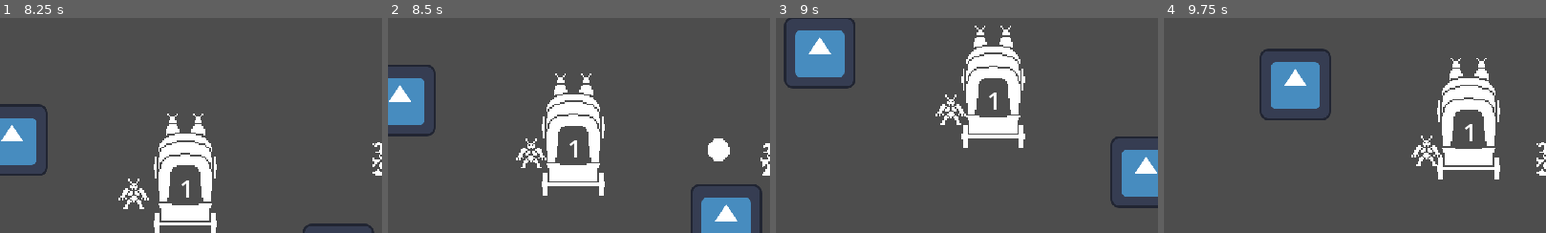
Above: before the commit, frames 1-4 (left to right).
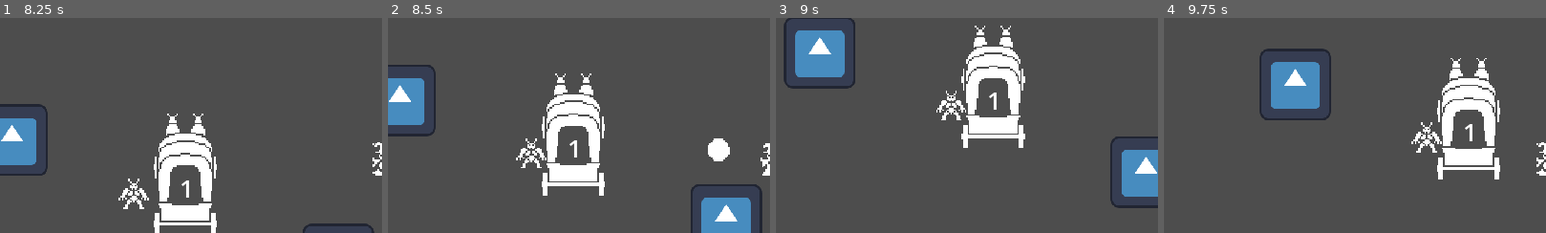
Above: after the commit, the same moments.

Repository: DanX3/1bitjam
Game: Godot game, scene res://scenes/tolo.tscn
Same seed, same stepped clock (60 frames per second), same inputs: the game is played once before the commit and once after it. The engine's default icon, where the game draws it, is replaced by a stand-in: a white triangle on a blue panel in a dark square.
Inputs (mouse positions are % of the whole screen's width and height, from its top left):
- Up to frame 1 (8.25 s): tap Enter (ui_accept) at 0.5, 0.77, 1.52, 3.02, 3.77, 4.52, 6.02, 6.77, 7.52 s; move the mouse to (45, 70) at 0.52 s; hold W (move_up) 0.53-2.03 s; click (45, 70) at 0.6 s; move the mouse to (80, 65) at 1.27 s; tap Shift every 1.5 s from 1.35 to 7.35 s; move the mouse to (20, 35) at 2.02 s; hold A (move_left) 2.03-3.53 s; click (20, 35) at 2.1 s; move the mouse to (55, 50) at 2.77 s; move the mouse to (35, 25) at 3.52 s; hold S (move_down) 3.53-4.28 s; click (35, 25) at 3.6 s; move the mouse to (72, 45) at 4.27 s; hold D (move_right) 4.28-5.03 s; move the mouse to (30, 55) at 5.02 s; hold W (move_up) 5.03-5.78 s; click (30, 55) at 5.1 s; move the mouse to (60, 28) at 5.77 s; hold D (move_right) 5.78-8.03 s; move the mouse to (45, 70) at 6.52 s; click (45, 70) at 6.6 s; move the mouse to (80, 65) at 7.27 s; move the mouse to (20, 35) at 8.02 s; hold S (move_down) from 8.03 s (still down); click (20, 35) at 8.1 s
- Up to frame 2 (8.5 s): keep holding S (move_down)
- Up to frame 3 (9 s): move the mouse to (55, 50) at 8.77 s; release S (move_down) at 8.78 s; hold A (move_left) from 8.78 s (still down); tap Shift at 8.85 s
- Up to frame 4 (9.75 s): tap Enter (ui_accept) at 9.02 s; move the mouse to (35, 25) at 9.52 s; release A (move_left) at 9.53 s; hold W (move_up) from 9.53 s (still down); click (35, 25) at 9.6 s
The pictures show only the part of the screen within x 0-50%, y 16-66%; the shares and areas given below are measured in that part.

Frame 1 is identical in both runs. In frame 2, less than 0.1% of the frame differs, in the area x 34-41%, y 57-68%; in frame 3, 0.4%; in frame 4, 0.6%, in the area x 64-73%, y 48-69%.

Commit message:
better demon

Diff:
--- a/scenes/demon.tscn
+++ b/scenes/demon.tscn
@@ -65,6 +65,11 @@
 to = NodePath("../../GoToPlayer")
 event = &"found_player"
 
+[node name="AttackCaravan" type="Node" parent="StateChart/Root/Walking"]
+script = ExtResource("6_xh6xe")
+to = NodePath("../../AttackCaravan")
+event = &"attack_caravan"
+
 [node name="GoToPlayer" type="Node" parent="StateChart/Root"]
 script = ExtResource("3_ihjd8")
 
@@ -80,6 +85,14 @@
 script = ExtResource("6_xh6xe")
 to = NodePath("../../GoToPlayer")
 event = &"go_to_player"
+
+[node name="AttackCaravan" type="Node" parent="StateChart/Root"]
+script = ExtResource("3_ihjd8")
+
+[node name="FoundPlayer" type="Node" parent="StateChart/Root/AttackCaravan"]
+script = ExtResource("6_xh6xe")
+to = NodePath("../../GoToPlayer")
+event = &"found_player"
 
 [node name="Visibility" type="Area2D" parent="."]
 collision_layer = 0
@@ -109,5 +122,6 @@
 [connection signal="state_physics_processing" from="StateChart/Root/Walking" to="." method="_on_walking_state_physics_processing"]
 [connection signal="state_physics_processing" from="StateChart/Root/GoToPlayer" to="." method="_on_go_to_player_state_physics_processing"]
 [connection signal="state_entered" from="StateChart/Root/Attack" to="." method="_on_attack_state_entered"]
+[connection signal="state_entered" from="StateChart/Root/AttackCaravan" to="." method="_on_attack_caravan_state_entered"]
 [connection signal="body_entered" from="Visibility" to="." method="_on_visibility_body_entered"]
 [connection signal="body_entered" from="HurtBox" to="." method="_on_hurt_box_body_entered"]
--- a/scripts/demon.gd
+++ b/scripts/demon.gd
@@ -12,7 +12,13 @@
 func _on_walking_state_physics_processing(delta):
 	var caravanPos = get_tree().get_first_node_in_group("caravan").global_position
 	velocity = WALK_SPEED * (caravanPos - global_position).normalized()
-	move_and_slide()
+	var collision = move_and_collide(delta * velocity)
+	if collision != null:
+		print("collided")
+		print(collision.get_collider().name)
+		if collision.get_collider().name == "Caravan":
+			print("found caravan")
+			chart.send_event("attack_caravan")
 
 
 func _on_visibility_body_entered(body):
@@ -32,7 +38,13 @@
 		return
 	var playerDir = playerDist.normalized()
 	velocity = WALK_SPEED * playerDir
-	move_and_slide()
+	var collision = move_and_collide(delta * velocity)
+	if collision != null:
+		print("collided")
+		print(collision.get_collider().name)
+		if collision.get_collider().name == "Caravan":
+			print("found caravan")
+			chart.send_event("attack_caravan")
 
 
 func _on_attack_state_entered():
@@ -56,3 +68,15 @@
 	if body is Fireball:
 		body.queue_free()
 		queue_free()
+
+
+func _on_attack_caravan_state_entered():
+	attack_caravan()
+
+func attack_caravan():
+	var caravanDir = get_tree().get_first_node_in_group("caravan").global_position - global_position
+	var caravanAngle = atan2(caravanDir.y, caravanDir.x)
+	attackPivot.rotation = caravanAngle - 0.5 * ATTACK_ANGLE
+	var tween = get_tree().create_tween().set_ease(Tween.EASE_OUT).set_trans(Tween.TRANS_CUBIC)
+	tween.tween_property(attackPivot, "rotation", attackPivot.rotation + ATTACK_ANGLE, 1.2)
+	tween.connect("finished", attack_caravan)
